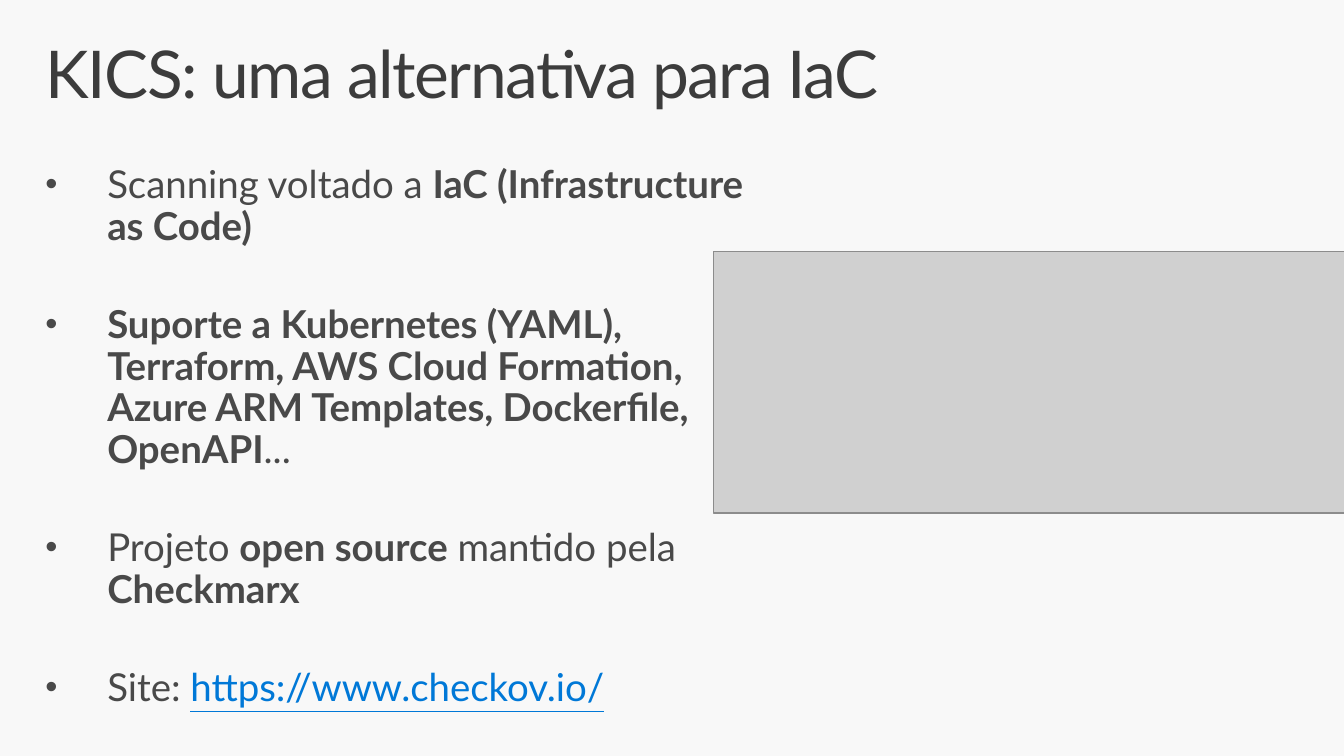
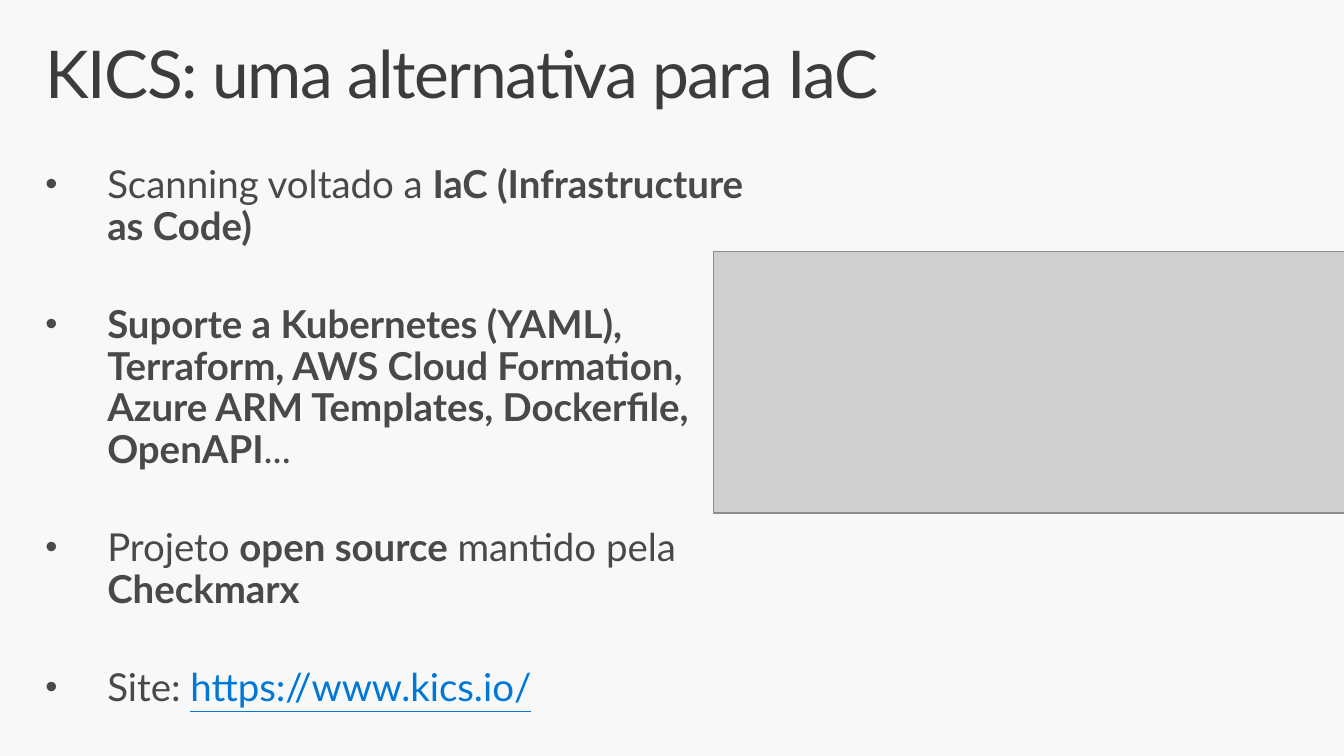
Before and after one commit to renatogroffe/SegurancaContainers_DevOpsExperience-2025-03, a slide deck: slide 11 of slides/Seguranca Containers 2025-03 DevOps Experience.pptx. Drawn at 1344x756 pixels with LibreOffice and Linux fonts; fonts in the diff are those of the drawing; grey boxes stand for pictures. Boxes give left, top, right and bottom in pixels: in the first picture for what was removed or moved away, otherwise in the second. Text is boxed around its words. In the diff, an @@ line names an element or a change of style, - is before the commit and + after.

```diff
--- a/slides/Seguranca Containers 2025-03 DevOps Experience.pptx
+++ b/slides/Seguranca Containers 2025-03 DevOps Experience.pptx
@@ text at <box>107,672,531,708</box>: text changed @@
-• Site: https://www.checkov.io/
+• Site: https://www.kics.io/
```
Also in this commit, not shown: 3 other slides changed.
